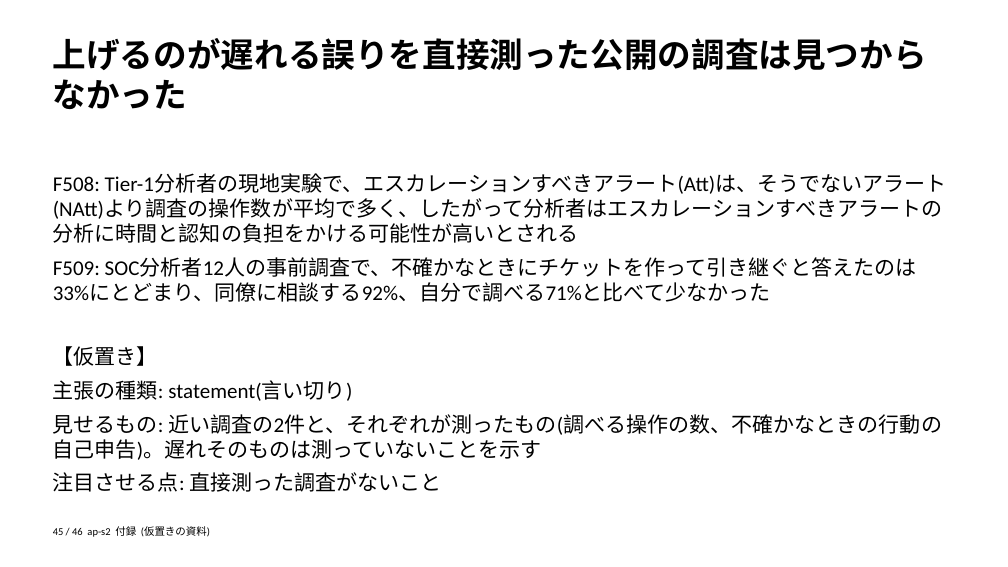
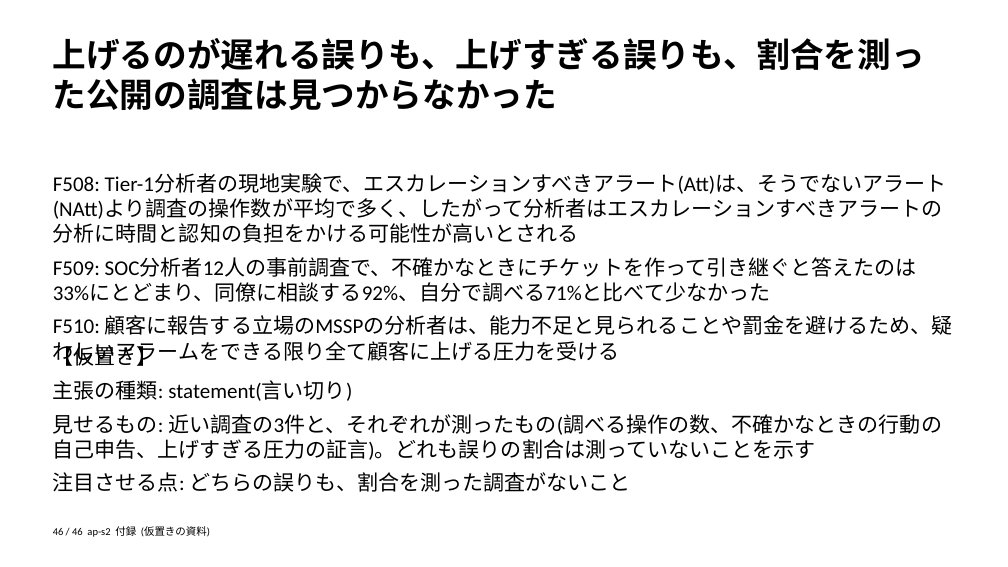
Before and after one commit to zyuuryuu/PPTX-Planner, a slide deck: slide 46 of trial/deck/preview/placeholder.pptx (slide 45 before the commit). Drawn at 1008x567 pixels with LibreOffice and Linux fonts; fonts in the diff are those of the drawing. Boxes give left, top, right and bottom in pixels: in the first picture for what was removed or moved away, otherwise in the second. Text is boxed around its words. In the diff, an @@ line names an element or a change of style, - is before the commit and + after.

```diff
--- a/trial/deck/preview/placeholder.pptx
+++ b/trial/deck/preview/placeholder.pptx
@@ text at [53,38,925,110]: text changed @@
-上げるのが遅れる誤りを直接測った公開の調査は見つからなかった
+上げるのが遅れる誤りも、上げすぎる誤りも、割合を測った公開の調査は見つからなかった
@@ text at [53,315,953,364]: paragraph added @@
+F510: 顧客に報告する立場のMSSPの分析者は、能力不足と見られることや罰金を避けるため、疑わしいアラームをできる限り全て顧客に上げる圧力を受ける
@@ text at [53,414,942,492]: text changed @@
-見せるもの: 近い調査の2件と、それぞれが測ったもの(調べる操作の数、不確かなときの行動の自己申告)。遅れそのものは測っていないことを示す
-注目させる点: 直接測った調査がないこと
+見せるもの: 近い調査の3件と、それぞれが測ったもの(調べる操作の数、不確かなときの行動の自己申告、上げすぎる圧力の証言)。どれも誤りの割合は測っていないことを示す
+注目させる点: どちらの誤りも、割合を測った調査がないこと
@@ text at [53,526,210,537]: text changed @@
-45 / 46 ap-s2 付録 (仮置きの資料)
+46 / 46 ap-s2 付録 (仮置きの資料)
```
Also in this commit, not shown: 16 other slides changed, 7 other files.
